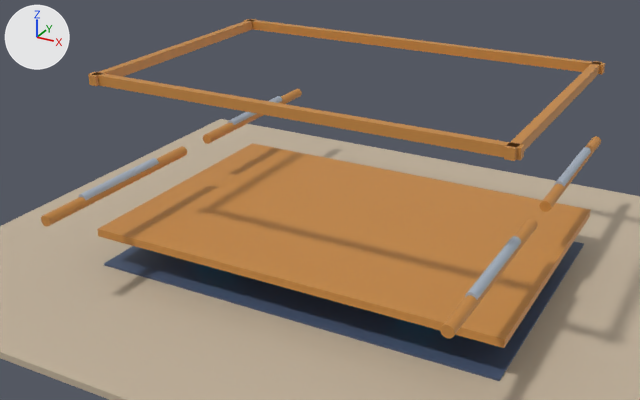
What one commit did to the glTF model mobile/assets/models/floating_amphibious_structure/stage_06_walls.glb.
Both versions are drawn from a 50 mm camera at (5.47, -10.88, 6.45) aimed at (-0.31, -0.38, 1.2). Arrows for +X, +Y and +Z are at upper left; the lights stay in place. The older version comes first. Where no turn or scale is listed for an object, it has been applied to the vertices.

In view in the first picture: 'geometry_0', 'geometry_10', 'geometry_13', 'geometry_14', 'geometry_15', 'geometry_16', 'geometry_17', 'geometry_18', 'geometry_19', 'geometry_20', 'geometry_21', 'geometry_22', 'geometry_5' and 2 more.
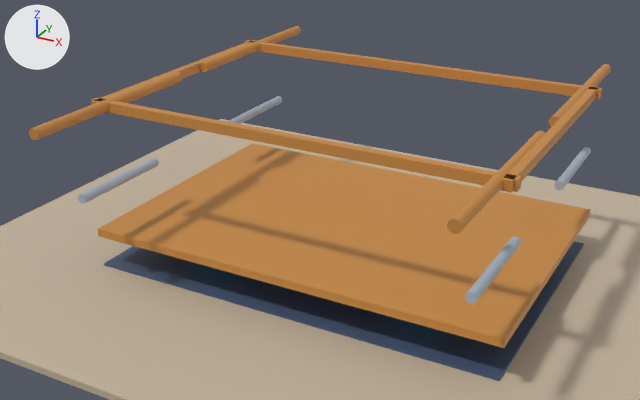
The newer file is also turned or shifted as a whole; pictures and numbers use the older file's frame.

Location of each change, [x1, y1, x2, y2] in pixels of the pictures (640 x 400 px):
'geometry_20', moved
    before: [88, 72, 525, 160]
    after: [91, 98, 522, 192]
'geometry_19', moved
    before: [244, 19, 605, 75]
    after: [245, 40, 602, 100]
'geometry_22', moved
    before: [504, 61, 603, 161]
    after: [501, 86, 599, 193]
'geometry_18', moved
    before: [41, 146, 187, 227]
    after: [29, 72, 182, 140]
'geometry_17', moved
    before: [440, 218, 538, 339]
    after: [447, 131, 545, 234]
'geometry_21', moved
    before: [89, 19, 257, 86]
    after: [91, 40, 257, 105]
'geometry_15', moved
    before: [203, 89, 302, 144]
    after: [200, 26, 301, 72]
'geometry_16', moved
    before: [539, 136, 601, 212]
    after: [549, 64, 611, 127]

Patch to the scene script:
```diff
--- a/mobile/assets/models/floating_amphibious_structure/stage_06_walls.glb.py
+++ b/mobile/assets/models/floating_amphibious_structure/stage_06_walls.glb.py
@@ me_geometry_15 @@
-me_geometry_15.from_pydata(...)  # 34 vertices, 64 faces; spans x -2.9..-2.74, y 0.32..3.32, z 1.42..1.58
+me_geometry_15.from_pydata(...)  # 34 vertices, 64 faces; spans x -2.9..-2.74, y 0.32..3.32, z 2.62..2.79
+# me_geometry_15 part 1: the whole mesh is moved by (0.0, 0.0, 1.21)
 me_geometry_15.materials.append(mat_defaultmaterial_015)
@@ me_geometry_16 @@
-me_geometry_16.from_pydata(...)  # 34 vertices, 64 faces; spans x 2.74..2.9, y 0.32..3.32, z 1.42..1.58
+me_geometry_16.from_pydata(...)  # 34 vertices, 64 faces; spans x 2.74..2.9, y 0.32..3.32, z 2.62..2.79
+# me_geometry_16 part 2: the whole mesh is moved by (0.0, 0.0, 1.21)
 me_geometry_16.materials.append(mat_defaultmaterial_016)
@@ me_geometry_17 @@
-me_geometry_17.from_pydata(...)  # 34 vertices, 64 faces; spans x 2.74..2.9, y -3.32..-0.32, z 1.42..1.58
+me_geometry_17.from_pydata(...)  # 34 vertices, 64 faces; spans x 2.74..2.9, y -3.32..-0.32, z 2.62..2.79
+# me_geometry_17 part 3: the whole mesh is moved by (0.0, 0.0, 1.21)
 me_geometry_17.materials.append(mat_defaultmaterial_017)
@@ me_geometry_18 @@
-me_geometry_18.from_pydata(...)  # 34 vertices, 64 faces; spans x -2.9..-2.74, y -3.32..-0.32, z 1.42..1.58
+me_geometry_18.from_pydata(...)  # 34 vertices, 64 faces; spans x -2.9..-2.74, y -3.32..-0.32, z 2.62..2.79
+# me_geometry_18 part 4: the whole mesh is moved by (0.0, 0.0, 1.21)
 me_geometry_18.materials.append(mat_defaultmaterial_018)
@@ me_geometry_19 @@
-me_geometry_19.from_pydata(...)  # 8 vertices, 12 faces; spans x -3.05..3.05, y 1.88..2.0, z 3.0..3.14
+me_geometry_19.from_pydata(...)  # 8 vertices, 12 faces; spans x -3.05..3.05, y 1.88..2.0, z 2.62..2.77
+# me_geometry_19 part 5: the whole mesh is moved by (0.0, 0.0, -0.37)
 me_geometry_19.materials.append(mat_defaultmaterial_019)
@@ me_geometry_20 @@
-me_geometry_20.from_pydata(...)  # 8 vertices, 12 faces; spans x -3.05..3.05, y -2.0..-1.88, z 3.0..3.14
+me_geometry_20.from_pydata(...)  # 8 vertices, 12 faces; spans x -3.05..3.05, y -2.0..-1.88, z 2.62..2.77
+# me_geometry_20 part 6: the whole mesh is moved by (0.0, 0.0, -0.37)
 me_geometry_20.materials.append(mat_defaultmaterial_020)
@@ me_geometry_21 @@
-me_geometry_21.from_pydata(...)  # 8 vertices, 12 faces; spans x -3.0..-2.88, y -2.05..2.05, z 3.0..3.14
+me_geometry_21.from_pydata(...)  # 8 vertices, 12 faces; spans x -3.0..-2.88, y -2.05..2.05, z 2.62..2.77
+# me_geometry_21 part 7: the whole mesh is moved by (0.0, 0.0, -0.37)
 me_geometry_21.materials.append(mat_defaultmaterial_021)
@@ me_geometry_22 @@
-me_geometry_22.from_pydata(...)  # 8 vertices, 12 faces; spans x 2.88..3.0, y -2.05..2.05, z 3.0..3.14
+me_geometry_22.from_pydata(...)  # 8 vertices, 12 faces; spans x 2.88..3.0, y -2.05..2.05, z 2.62..2.77
+# me_geometry_22 part 8: the whole mesh is moved by (0.0, 0.0, -0.37)
 me_geometry_22.materials.append(mat_defaultmaterial_022)
```
